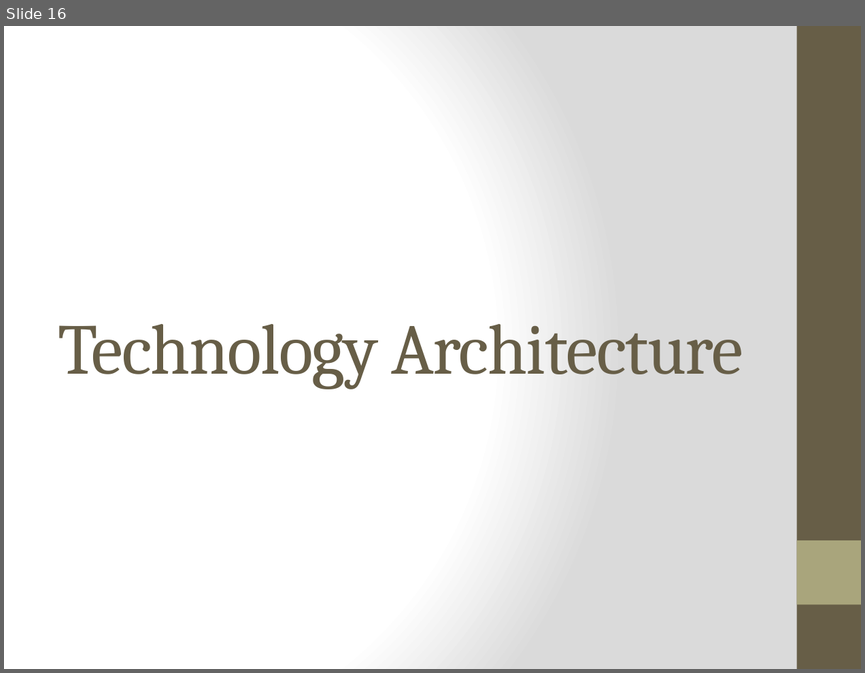
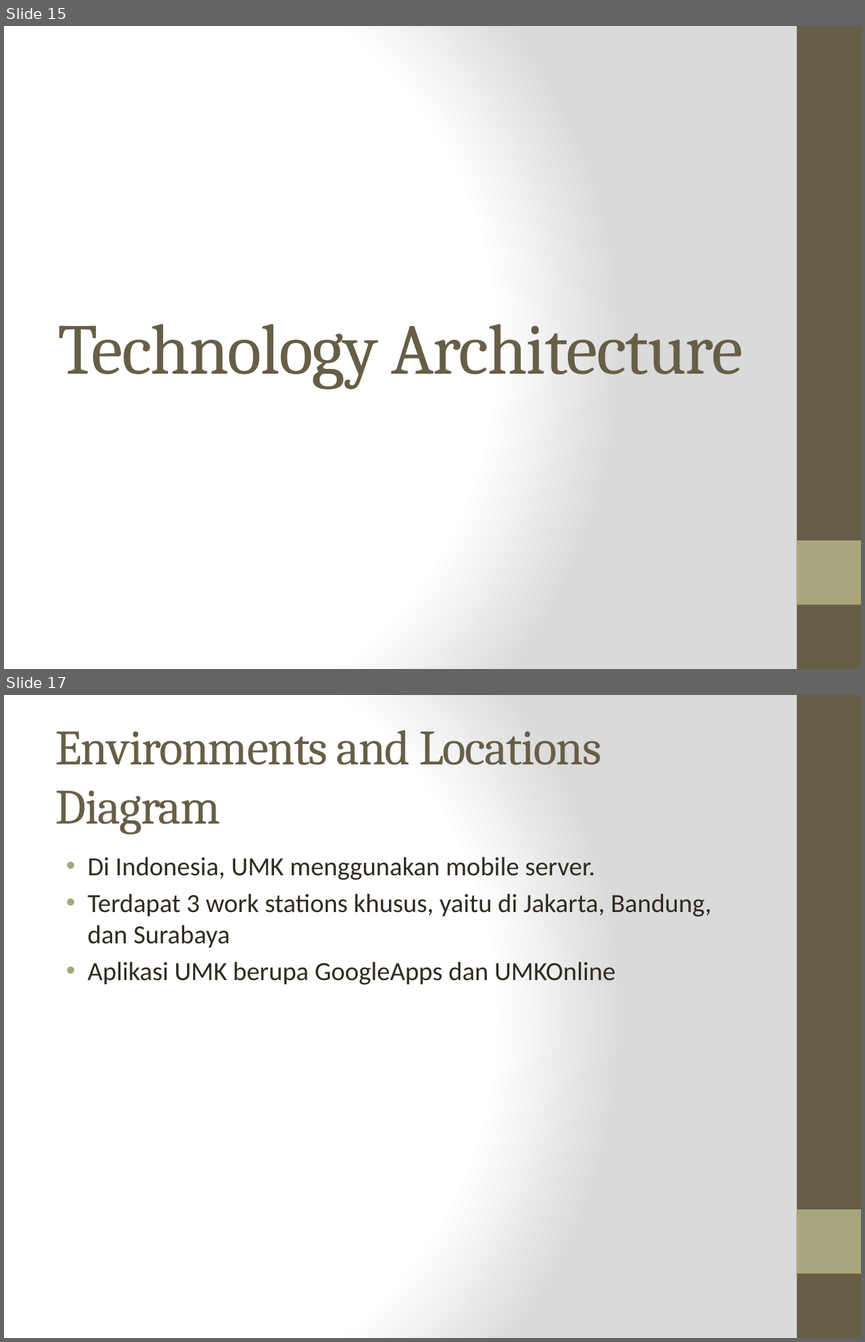
Before and after one commit to kamord/Tugas-SSI-EA, a slide deck: UMK/UMK.pptx. Shown one above the other, each under a label of ours: slide 16 before the commit, slides 15 and 17 after it; the slides between them are not shown. The pictures are 865x673 and 865x1342 pixels, drawn with LibreOffice and Linux fonts; fonts in the diff are those of the drawing. Boxes give left, top, right and bottom in pixels: in the first picture for what was removed or moved away, otherwise in the second. Text is boxed around its words. In the diff, an @@ line names an element or a change of style, - is before the commit and + after.

```diff
--- a/UMK/UMK.pptx
+++ b/UMK/UMK.pptx
@@ slide 17 added at (x1=4, y1=695, x2=861, y2=1338), background gradient #FFFFFF to #DADADA; not listed: 2 template elements that a slide beside it also shows @@
@@ title added at (x1=56, y1=730, x2=602, y2=834), 41.4 pt, text #675E47 @@
+Environments and Locations Diagram
@@ text added at (x1=88, y1=857, x2=711, y2=985), 22 pt, text #2F2B20 @@
+• Di Indonesia, UMK menggunakan mobile server.
+• Terdapat 3 work stations khusus, yaitu di Jakarta, Bandung, dan Surabaya
+• Aplikasi UMK berupa GoogleApps dan UMKOnline
@@ what was slide 16 is now slide 15 @@
```
Also in this commit, not shown: 6 slides changed, 2 other slides added, 1 slide removed.
